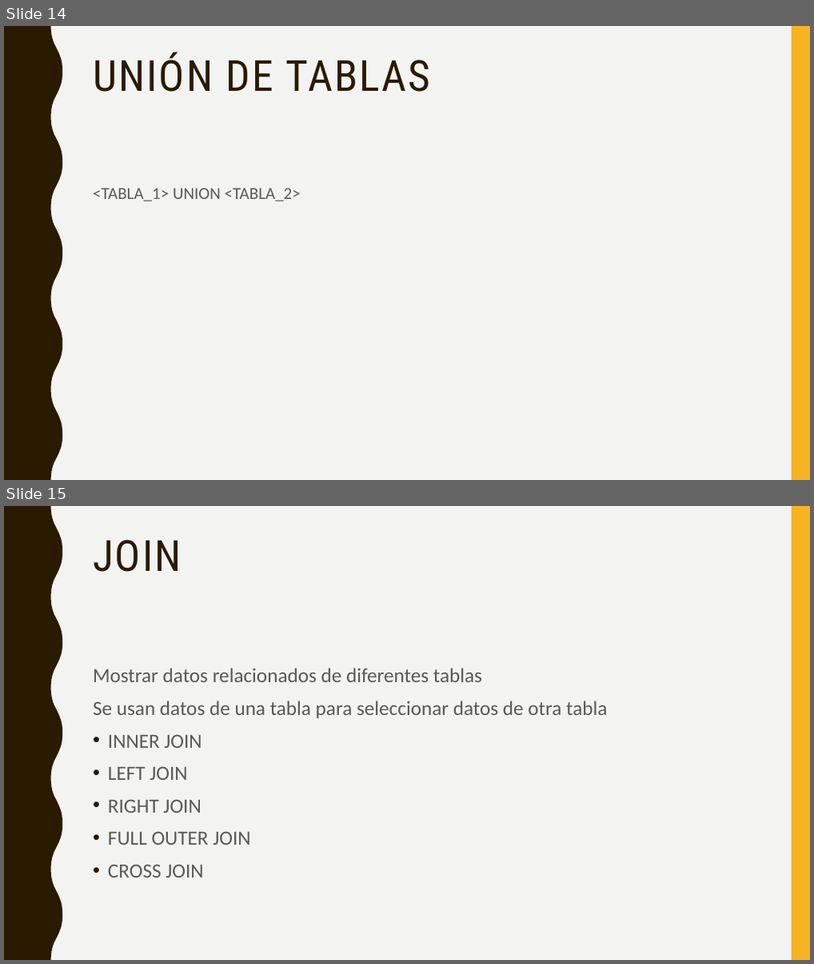
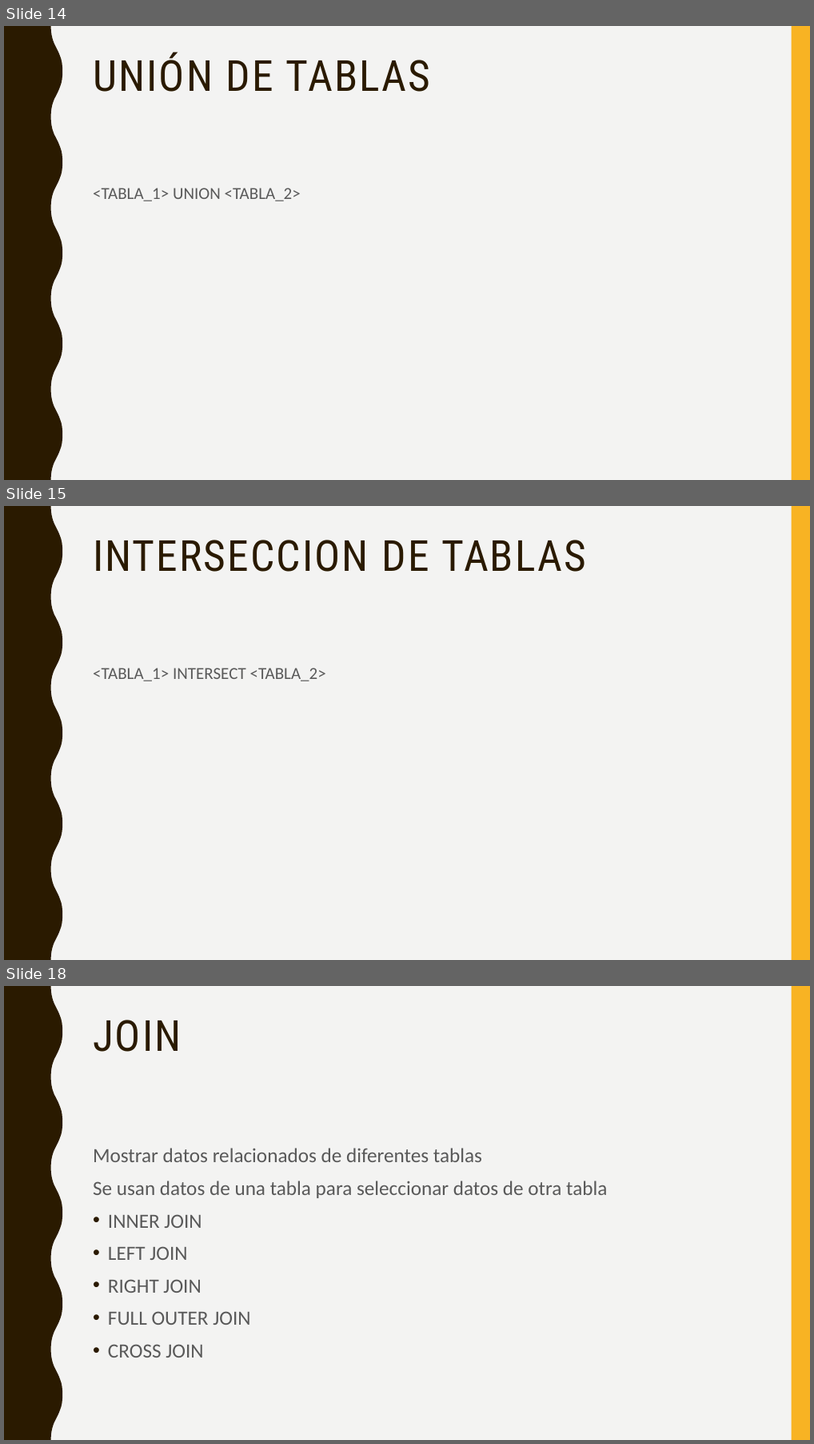
Before and after one commit to crisgon123/backend.tecsup3, a slide deck: Semana 7/Dia 2/Sql server.pptx. Shown one above the other, each under a label of ours: slides 14 and 15 before the commit, slides 14, 15 and 18 after it; the slides between them are not shown. The pictures are 814x964 and 814x1444 pixels, drawn with LibreOffice and Linux fonts; fonts in the diff are those of the drawing. Boxes give left, top, right and bottom in pixels: in the first picture for what was removed or moved away, otherwise in the second. Text is boxed around its words. In the diff, an @@ line names an element or a change of style, - is before the commit and + after.

```diff
--- a/Semana 7/Dia 2/Sql server.pptx
+++ b/Semana 7/Dia 2/Sql server.pptx
@@ slide 15 added at (x1=4, y1=506, x2=810, y2=960), background #F3F3F2; not listed: 2 template elements that a slide beside it also shows @@
@@ title added at (x1=93, y1=540, x2=586, y2=572), 51 pt, text #2A1A00 @@
+INTERSECCION DE TABLAS
@@ text added at (x1=93, y1=668, x2=326, y2=681), 20 pt, text #595959 @@
+<TABLA_1> INTERSECT <TABLA_2>
@@ what was slide 15 is now slide 18 @@
```
Also in this commit, not shown: 1 slide changed, 15 other slides added, 1 other file.
